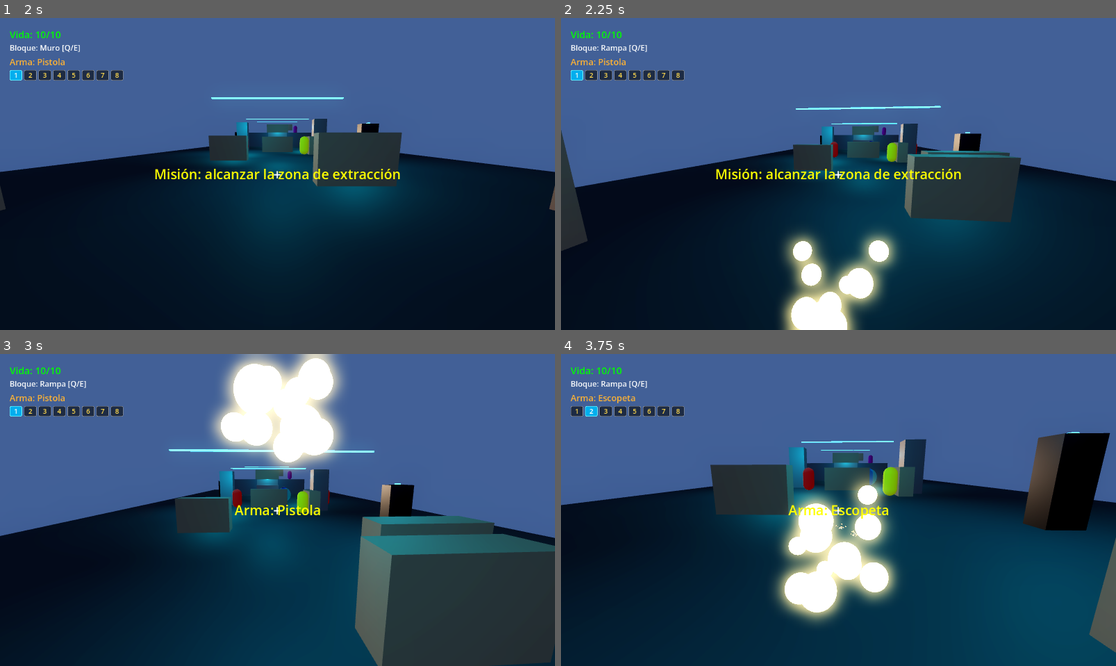
Above: before the commit, frames 1-4 (two rows, left to right).
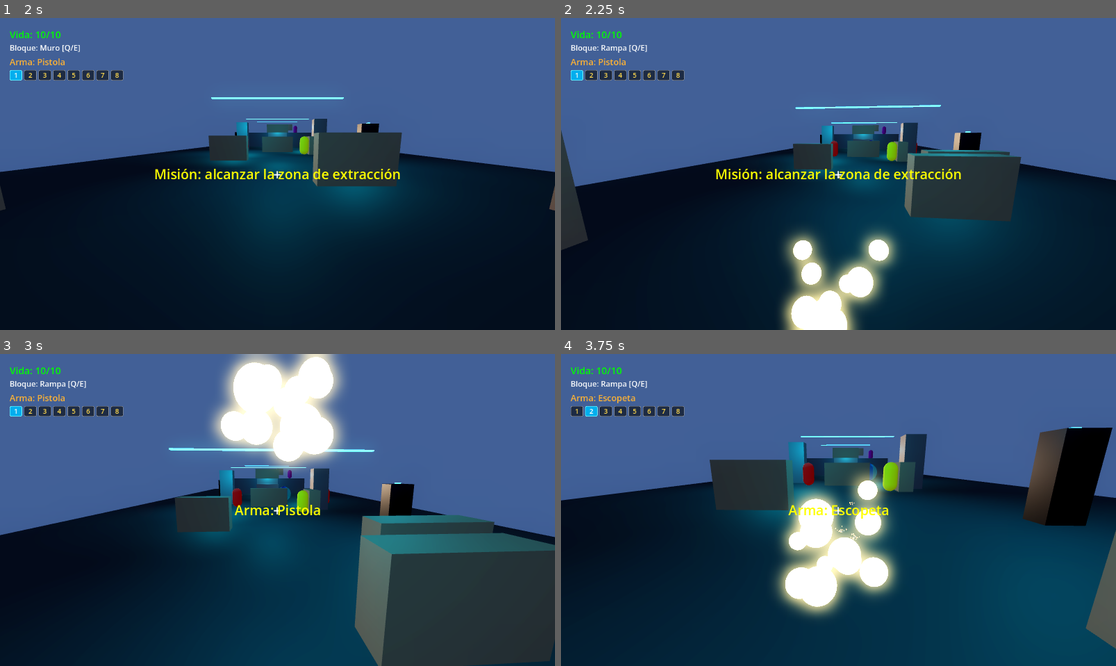
Above: after the commit, the same moments.

Repository: kilder16/NEXUS
Game: Godot game, scene res://scenes/ui/main_menu.tscn
Two runs of this game, one before a commit and one after it. Both use one fixed random seed, a clock stepped at 60 frames per second and the inputs below.
Inputs (mouse positions are in pixels of both pictures, inside the frame that each line leads up to):
- Up to frame 1 (2 s): tap Enter at 0.5 s; move the mouse to (399, 158) at 0.52 s; hold Right 0.53-1.25 s; tap Q at 0.6 s; click (399, 158) at 0.67 s; tap Space at 0.77 s; click "JUGAR" at 1.25 s
- Up to frame 2 (2.25 s): tap Space at 2 s; move the mouse to (810, 174) at 2.02 s; hold Up from 2.03 s (still down); tap E at 2.1 s; click (810, 174) at 2.17 s
- Up to frame 3 (3 s): keep holding Up; tap Space at 2.27 s; move the mouse to (288, 503) at 2.77 s; tap 1 at 2.85 s; click (288, 503) at 2.92 s
- Up to frame 4 (3.75 s): keep holding Up; move the mouse to (832, 516) at 3.52 s; tap 2 at 3.6 s; click (832, 516) at 3.67 s

Frame 1 is identical in both runs. In frame 2, 1.3% of the frame differs, in the area x 0-100%, y 27-100%; in frame 3, 1.6%; in frame 4, 6.6%, in the area x 0-100%, y 23-96%.

Commit message:
feat(player): recoil simple por arma hitscan
Weapon agrega recoil_amount (radianes) y recoil_recovery_time (seconds),
asignados post-construcción para las 3 armas hitscan: pistola 0.5°/0.3s,
rifle 1°/0.4s, escopeta 2°/0.5s. Granada/bazuca/melee: 0 (sin recoil).

player.gd mantiene _recoil_offset (magnitud acumulada en radianes) y
_recoil_recovery_speed (per-arma). En _fire_hitscan, al disparar:
incrementa el offset, baja camera.rotation.x (pitch up) y actualiza la
velocidad de recovery con la conversión speed = 3.0 / recovery_time
(matemática: e^-3 ≈ 0.05, así el offset llega al 5% en recovery_time).

Decay en _physics_process: lerp del offset hacia 0; la diferencia entre
prev y new se suma a camera.rotation.x (lo baja proporcionalmente). Esto
NO pisa el input del mouse: el mouse modifica rotation.x libremente y el
recoil sólo aplica el delta del decay frame por frame.

Co-Authored-By: Claude Opus 4.7 (1M context) <noreply@anthropic.com>

Diff:
--- a/scripts/player/player.gd
+++ b/scripts/player/player.gd
@@ -13,6 +13,13 @@
 var has_double_jumped: bool = false
 var _space_held_prev: bool = false
 const DOUBLE_JUMP_VELOCITY_FACTOR: float = 0.9
+
+# Recoil acumulado: magnitud positiva en radianes que indica cuánto la
+# cámara está "extra arriba" respecto a la rotation que setea el mouse.
+# Decae cada frame en _physics_process aplicando un delta proporcional
+# a camera.rotation.x (la baja). Sólo aplica a hitscan.
+var _recoil_offset: float = 0.0
+var _recoil_recovery_speed: float = 10.0  # se actualiza por arma al disparar
 
 # === VIDA ===
 var max_health = 10
@@ -103,10 +110,19 @@
 		hud.show_message("Llega al objetivo verde", 3.0)
 
 func setup_weapons():
+	var pistol: Weapon = Weapon.new("Pistola", 1, 0.2, 50.0)
+	pistol.recoil_amount = deg_to_rad(0.5)
+	pistol.recoil_recovery_time = 0.3
+	var shotgun: Weapon = Weapon.new("Escopeta", 3, 0.8, 10.0, 0.12, 6)
+	shotgun.recoil_amount = deg_to_rad(2.0)
+	shotgun.recoil_recovery_time = 0.5
+	var rifle: Weapon = Weapon.new("Rifle", 2, 0.4, 100.0)
+	rifle.recoil_amount = deg_to_rad(1.0)
+	rifle.recoil_recovery_time = 0.4
 	weapons = [
-		Weapon.new("Pistola", 1, 0.2, 50.0),
-		Weapon.new("Escopeta", 3, 0.8, 10.0, 0.12, 6),
-		Weapon.new("Rifle", 2, 0.4, 100.0),
+		pistol,
+		shotgun,
+		rifle,
 		# Slot 4: Granada. fire_rate 2.0s (cooldown entre lanzamientos),
 		# max_ammo 3 (se resetea naturalmente en cada nivel vía _ready).
 		Weapon.new("Granada", 0, 2.0, 0.0, 0.0, 1, 3, "grenade"),
@@ -237,6 +253,15 @@
 		-camera.global_transform.basis.z
 	)
 
+	# Recoil: aplica un pitch-up inmediato y registra el offset acumulado
+	# para que _physics_process lo decaiga gradualmente hasta 0.
+	if w.recoil_amount > 0.0:
+		_recoil_offset += w.recoil_amount
+		camera.rotation.x = clamp(camera.rotation.x - w.recoil_amount, -1.5, 1.5)
+		# Speed que lleva el offset al ~5% en recoil_recovery_time segundos
+		# (matemática: e^-3 ≈ 0.05, así que speed = 3 / time).
+		_recoil_recovery_speed = 3.0 / max(0.05, w.recoil_recovery_time)
+
 	var space_state = get_world_3d().direct_space_state
 	var origin: Vector3 = camera.global_position
 	var base_forward: Vector3 = -camera.global_transform.basis.z
@@ -437,6 +462,17 @@
 	if shoot_cooldown > 0.0:
 		shoot_cooldown -= delta
 
+	# Recoil decay: bajamos _recoil_offset hacia 0 con velocidad
+	# _recoil_recovery_speed (seteada por el arma al disparar). El delta
+	# del lerp se SUMA a camera.rotation.x para que la cámara baje
+	# proporcionalmente a lo que cae el offset. Esto no pisa el mouse:
+	# el mouse modifica rotation.x libremente, nosotros sólo ajustamos
+	# por el delta del recoil que se "descarga".
+	if _recoil_offset > 0.0001:
+		var prev_offset: float = _recoil_offset
+		_recoil_offset = lerp(_recoil_offset, 0.0, clamp(delta * _recoil_recovery_speed, 0.0, 1.0))
+		camera.rotation.x = clamp(camera.rotation.x + (prev_offset - _recoil_offset), -1.5, 1.5)
+
 	if not is_on_floor():
 		velocity.y -= gravity * delta
 
--- a/scripts/weapons/weapon.gd
+++ b/scripts/weapons/weapon.gd
@@ -28,6 +28,12 @@
 var sfx_name: String = ""
 var vfx_color: Color = Color(1, 1, 1, 1)
 
+# Recoil (sólo aplica a hitscan). recoil_amount en radianes; cero = sin
+# recoil. recoil_recovery_time en segundos para llegar al ~5% del offset
+# acumulado (player.gd convierte a velocidad de lerp).
+var recoil_amount: float = 0.0
+var recoil_recovery_time: float = 0.3
+
 func _init(
 	p_name: String,
 	p_damage: int,
